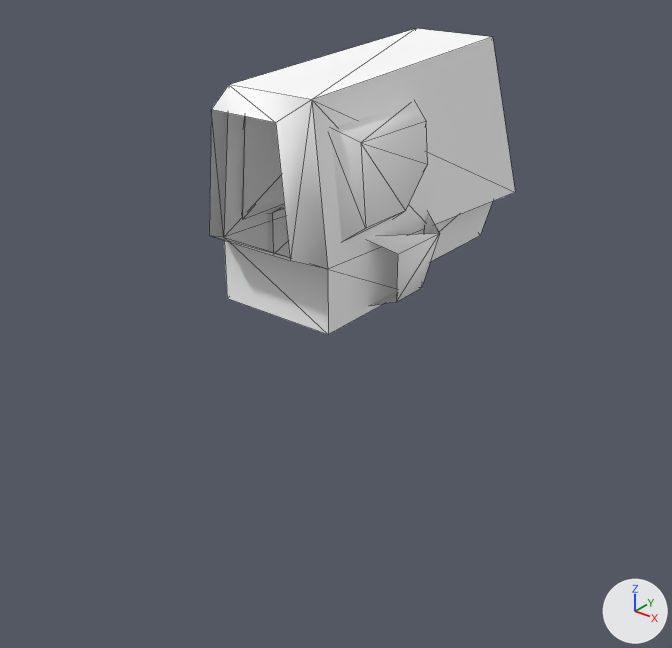
An edit to the OBJ model Assets/Art/Nova1492/GXConverted/Models/UnitParts/ArmWeapons/datan_common__02_RArm_09e9b720.obj, drawn before and after from the same camera.
The view is the same before and after, from a 50 mm lens placed at (2.03, -3.7, 1.89), pointed at (-0.25, -0.84, 0.12). Lighting does not change. The marker at lower right points along +X, +Y and +Z. The picture after the commit comes second. Mesh edges are drawn as thin lines. Where no turn or scale is listed for an object, it has been applied to the vertices.

In view in the first picture: 'datan_common__02_RArm_09e9b720'.
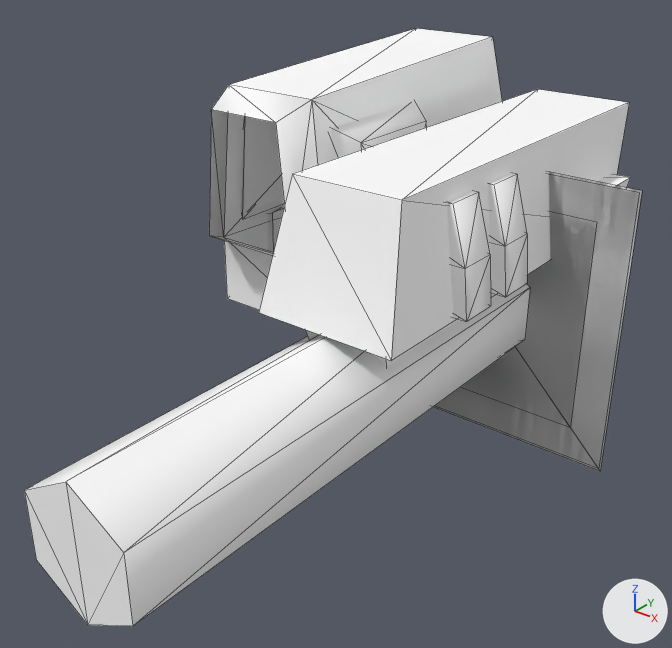
The change, as a list of edits to the scene's bpy script:
```text
Add me_datan_common__02_rarm_09e9b720_mesh08:
    me_datan_common__02_rarm_09e9b720_mesh08.from_pydata([(0.689, 0.0, 0.689), (0.689, 0.0, -0.689), (-0.689, 0.0, 0.689), (-0.689, 0.0, -0.689)], [], [(0, 1, 2), (3, 2, 1)])
    me_datan_common__02_rarm_09e9b720_mesh08.materials.append(mat_datan_common__02_rarm_09e9b720)  # white #ffffff
Add me_datan_common__02_rarm_09e9b720_mesh07:
    me_datan_common__02_rarm_09e9b720_mesh07.from_pydata([(0.523, 0.0, 0.523), (0.523, 0.0, -0.523), (-0.523, 0.0, 0.523), (-0.523, 0.0, -0.523)], [], [(0, 1, 2), (3, 2, 1)])
    me_datan_common__02_rarm_09e9b720_mesh07.materials.append(mat_datan_common__02_rarm_09e9b720)  # white #ffffff
Add me_datan_common__02_rarm_09e9b720_mesh06:
    me_datan_common__02_rarm_09e9b720_mesh06.from_pydata([(0.699, 0.0, 0.699), (0.699, 0.0, -0.699), (-0.699, 0.0, 0.699), (-0.699, 0.0, -0.699)], [], [(0, 1, 2), (3, 2, 1)])
    me_datan_common__02_rarm_09e9b720_mesh06.materials.append(mat_datan_common__02_rarm_09e9b720)  # white #ffffff
Add me_datan_common__02_rarm_09e9b720_mesh04:
    me_datan_common__02_rarm_09e9b720_mesh04.from_pydata(...)  # a 6-sided cylinder along y spanning x -0.24..0.24, y -2.43..0.0, z -0.28..0.28
    me_datan_common__02_rarm_09e9b720_mesh04.materials.append(mat_datan_common__02_rarm_09e9b720)  # white #ffffff
Add me_datan_common__02_rarm_09e9b720_mesh03:
    me_datan_common__02_rarm_09e9b720_mesh03.from_pydata(...)  # 24 vertices, 36 faces; spans x -0.385..0.385, y -0.821..-0.333, z 0.31..0.771
    me_datan_common__02_rarm_09e9b720_mesh03.materials.append(mat_datan_common__02_rarm_09e9b720)  # white #ffffff
Add me_datan_common__02_rarm_09e9b720_mesh02:
    me_datan_common__02_rarm_09e9b720_mesh02.from_pydata(...)  # 24 vertices, 28 faces; spans x -0.39..0.39, y -1.24..0.87, z -0.22..0.85
    me_datan_common__02_rarm_09e9b720_mesh02.materials.append(mat_datan_common__02_rarm_09e9b720)  # white #ffffff
Add ob_datan_common__02_rarm_09e9b720_mesh08:
    ob_datan_common__02_rarm_09e9b720_mesh08 = bpy.data.objects.new('datan_common__02_RArm_09e9b720_mesh08', me_datan_common__02_rarm_09e9b720_mesh08)
    ob_datan_common__02_rarm_09e9b720_mesh08.location = (0.0, 0.0, 0.0)
Add ob_datan_common__02_rarm_09e9b720_mesh07:
    ob_datan_common__02_rarm_09e9b720_mesh07 = bpy.data.objects.new('datan_common__02_RArm_09e9b720_mesh07', me_datan_common__02_rarm_09e9b720_mesh07)
    ob_datan_common__02_rarm_09e9b720_mesh07.location = (0.0, 0.0, 0.0)
Add ob_datan_common__02_rarm_09e9b720_mesh06:
    ob_datan_common__02_rarm_09e9b720_mesh06 = bpy.data.objects.new('datan_common__02_RArm_09e9b720_mesh06', me_datan_common__02_rarm_09e9b720_mesh06)
    ob_datan_common__02_rarm_09e9b720_mesh06.location = (0.0, 0.0, 0.0)
Add ob_datan_common__02_rarm_09e9b720_mesh04:
    ob_datan_common__02_rarm_09e9b720_mesh04 = bpy.data.objects.new('datan_common__02_RArm_09e9b720_mesh04', me_datan_common__02_rarm_09e9b720_mesh04)
    ob_datan_common__02_rarm_09e9b720_mesh04.location = (0.0, 0.0, 0.0)
Add ob_datan_common__02_rarm_09e9b720_mesh03:
    ob_datan_common__02_rarm_09e9b720_mesh03 = bpy.data.objects.new('datan_common__02_RArm_09e9b720_mesh03', me_datan_common__02_rarm_09e9b720_mesh03)
    ob_datan_common__02_rarm_09e9b720_mesh03.location = (0.0, 0.0, 0.0)
Add ob_datan_common__02_rarm_09e9b720_mesh02:
    ob_datan_common__02_rarm_09e9b720_mesh02 = bpy.data.objects.new('datan_common__02_RArm_09e9b720_mesh02', me_datan_common__02_rarm_09e9b720_mesh02)
    ob_datan_common__02_rarm_09e9b720_mesh02.location = (0.0, 0.0, 0.0)
```

Location of each change, [x1, y1, x2, y2] in pixels of the pictures (672 x 648 px):
'datan_common__02_RArm_09e9b720_mesh04', added: after [24, 284, 530, 626]
'datan_common__02_RArm_09e9b720_mesh02', added: after [259, 89, 631, 366]
'datan_common__02_RArm_09e9b720_mesh08', added: after [437, 175, 639, 469]
'datan_common__02_RArm_09e9b720_mesh06', added: after [434, 172, 642, 471]
'datan_common__02_RArm_09e9b720_mesh03', added: after [447, 173, 527, 322]
'datan_common__02_RArm_09e9b720_mesh07', added: after [462, 214, 597, 426]
